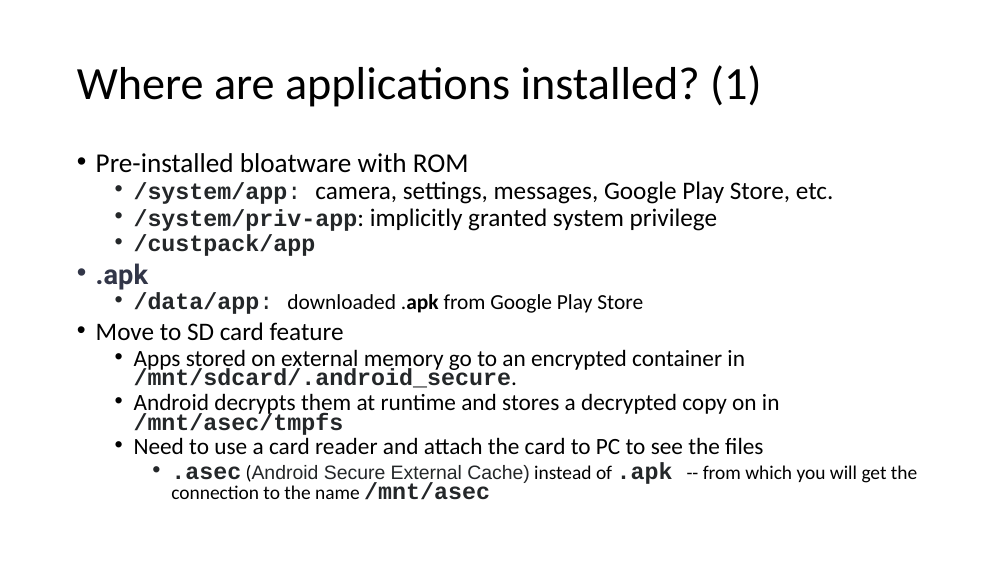
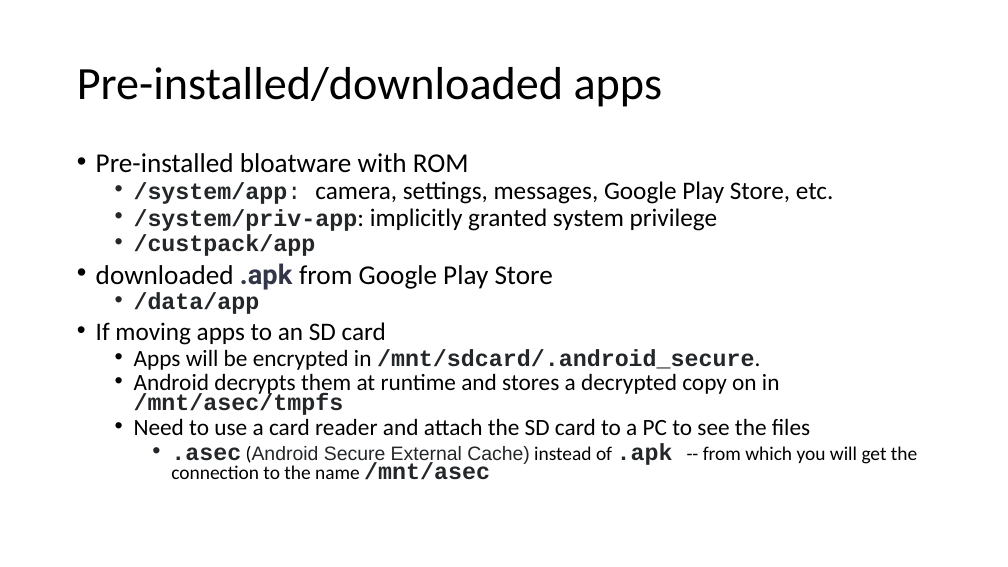
Before and after one commit to frankwxu/digital-forensics-lab, a slide deck: slide 16 of Andriod10/1_Pixel3_Image.pptx. Drawn at 1008x567 pixels with LibreOffice and Linux fonts; fonts in the diff are those of the drawing; background and template pictures are left out. Boxes give left, top, right and bottom in pixels: in the first picture for what was removed or moved away, otherwise in the second. Text is boxed around its words. In the diff, an @@ line names an element or a change of style, - is before the commit and + after.

```diff
--- a/Andriod10/1_Pixel3_Image.pptx
+++ b/Andriod10/1_Pixel3_Image.pptx
@@ title at box(77, 67, 663, 107): text changed @@
-Where are applications installed? (1)
+Pre-installed/downloaded apps
@@ text at box(96, 263, 761, 370): text changed @@
-• .apk
-  • /data/app: downloaded .apk from Google Play Store
-• Move to SD card feature
-  • Apps stored on external memory go to an encrypted container in /mnt/sdcard/.android_secure.
+• downloaded .apk from Google Play Store
+  • /data/app
+• If moving apps to an SD card
+  • Apps will be encrypted in /mnt/sdcard/.android_secure.
@@ text at box(134, 418, 810, 435): text changed @@
-  • Need to use a card reader and attach the card to PC to see the files
+  • Need to use a card reader and attach the SD card to a PC to see the files
```
Also in this commit, not shown: 14 other slides changed, 1 other file.
